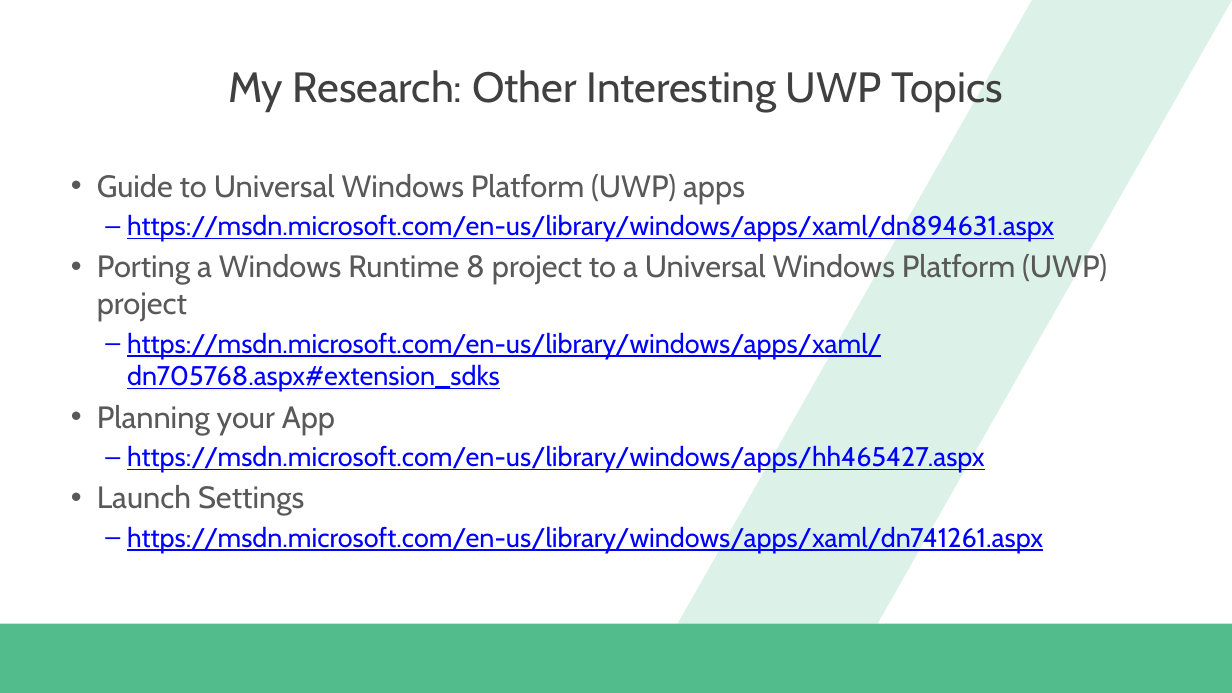
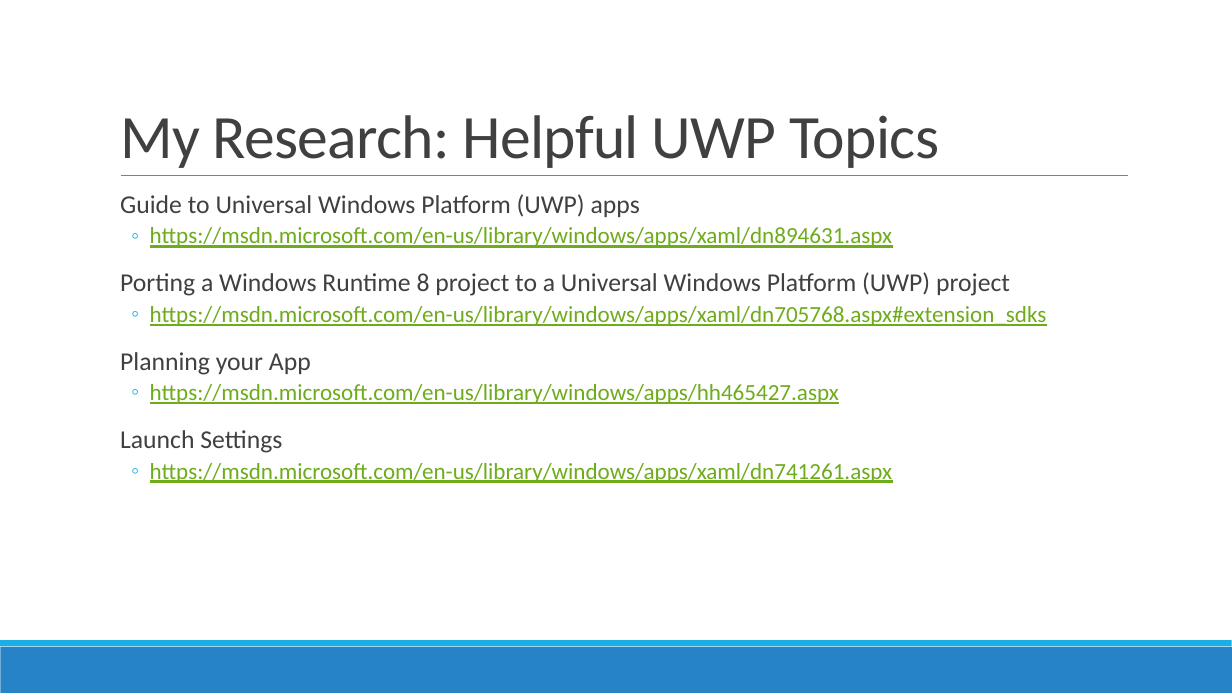
Before and after one commit to dannydwarren/Cortana-Location-UWP, a slide deck: slide 21 of Hey Cortana, Where Am I.pptx (slide 19 before the commit). Drawn at 1232x693 pixels with LibreOffice and Linux fonts; fonts in the diff are those of the drawing; background and template pictures are left out. Boxes give left, top, right and bottom in pixels: in the first picture for what was removed or moved away, otherwise in the second. Text is boxed around its words. In the diff, an @@ line names an element or a change of style, - is before the commit and + after.

Commit message:
Update slides
Remove IK Template, Update to Pluralsight, Add Cortana Skills, a few other tweaks and changes

```diff
--- a/Hey Cortana, Where Am I.pptx
+++ b/Hey Cortana, Where Am I.pptx
@@ title "My Research: Helpful UWP Topics" at (120,115,939,168): vertical alignment middle to bottom @@
@@ parallelogram removed at (677,0,1232,624) @@
@@ title at (120,115,939,168): text changed; size 33 to 48 pt; font Cabin to Calibri @@
-My Research: Other Interesting UWP Topics
+My Research: Helpful UWP Topics
@@ line added from (121, 176) to (1128, 176), #808080 0.5 pt @@
@@ text "Guide to Universal Windows Platform ...": place and size @@
-text "Guide to Universal Windows Platform ..." at (97,174,1107,553)
+text "Guide to Universal Windows Platform ..." at (120,194,1047,483)
@@ text "Guide to Universal Windows Platform ..." at (120,194,1047,483): size 24 to 20 pt, text colour #595959 to #404040 in "Guide to Universal Windows Platform (UWP) apps", "Porting a Windows Runtime 8 project to ...", "Planning your App", "Launch Settings"; font Cabin to Calibri; size 21 to 18 pt, text colour #0000FF to #6EAC1C in "https://msdn.microsoft.com/en-us/library/windows/apps/xaml/d ...", "https://msdn.microsoft.com/en-us/library/windows/apps/xaml/d ...", "https://msdn.microsoft.com/en-us/library/windows/apps/hh4654 ...", "https://msdn.microsoft.com/en-us/library/windows/apps/xaml/d ..."; bullet • to  ; line spacing 1 to 0.9; more space between paragraphs; bullet – to ◦ @@
@@ rectangle: place and size @@
-rectangle at (0,624,1232,693)
+rectangle at (0,647,1232,693)
@@ rectangle at (0,647,1232,693): fill #53BC8D to #2683C6 @@
@@ rectangle added at (0,640,1232,647), fill #1CADE4 @@
```
Also in this commit, not shown: 16 other slides changed, 6 slides added, 3 slides removed.
